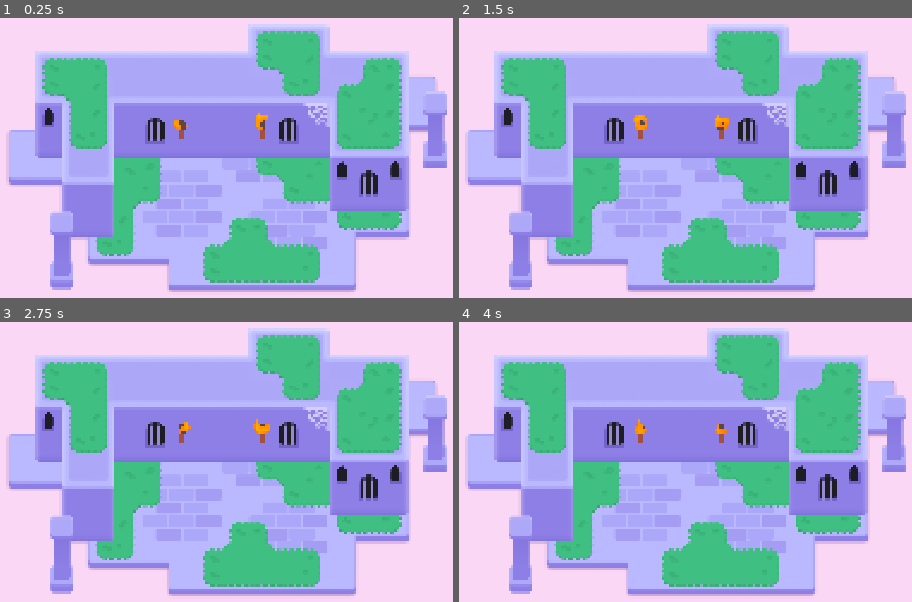
Above: before the commit, frames 1-4 (two rows, left to right).
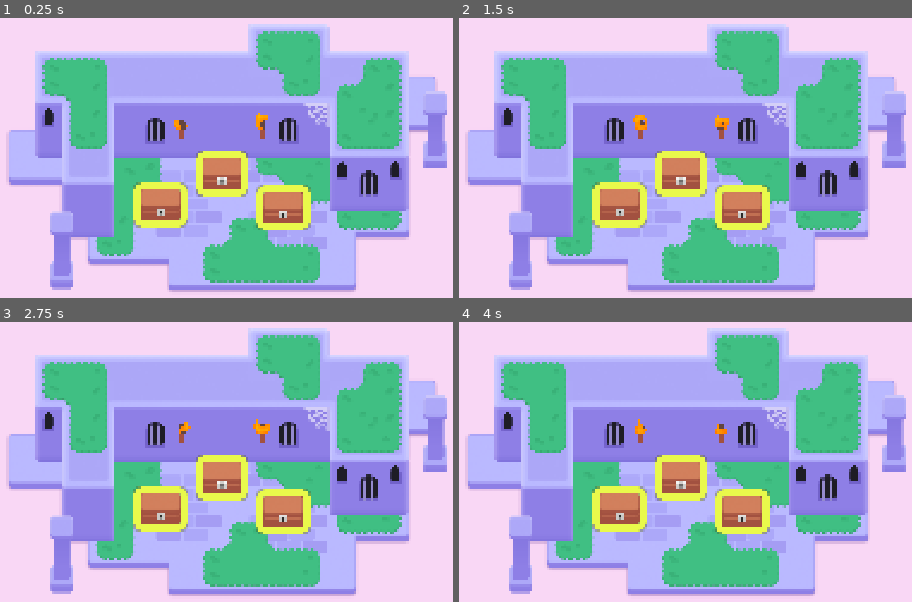
Above: after the commit, the same moments.

Repository: seremo17/M6Looting
Game: Godot game, scene res://lessons/mini_dungeon.tscn
Two runs of this game, one before a commit and one after it. Both use one fixed random seed, a clock stepped at 60 frames per second and the inputs below.
Inputs (mouse positions are in pixels of both pictures, inside the frame that each line leads up to):
- Up to frame 1 (0.25 s): no input
- Up to frame 2 (1.5 s): tap Enter at 0.5 s; move the mouse to (857, 152) at 0.52 s; hold D (move_right) 0.53-1.28 s; tap Z at 0.6, 1.35 s; click (857, 152) at 0.67 s; tap Space at 0.77 s; move the mouse to (522, 197) at 1.27 s; hold S (move_down) from 1.28 s (still down); click (522, 197) at 1.42 s
- Up to frame 3 (2.75 s): tap Space at 1.52 s; move the mouse to (303, 380) at 2.02 s; release S (move_down) at 2.03 s; hold D (move_right) from 2.03 s (still down); tap Z at 2.1 s; click (303, 380) at 2.17 s
- Up to frame 4 (4 s): move the mouse to (640, 568) at 2.77 s; release D (move_right) at 2.78 s; hold W (move_up) 2.78-3.53 s; tap Z at 2.85, 3.6 s; click (640, 568) at 2.92 s; tap Space at 3.02, 3.77 s; move the mouse to (outside the picture) at 3.52 s; hold A (move_left) from 3.53 s (still down); click (outside the picture) at 3.67 s

The runs differ from the first frame. In frame 1, 5.8% of the frame differs, in the area x 29-69%, y 47-76%; in frame 2, 5.8%; in frame 3, 5.8%; in frame 4, 5.8%.
Error after the commit: Invalid access to property or key 'list' on a base object of type 'null instance'. (res://addons/gdpractice/db/db.gd:37)

Commit message:
M6L3 Completed
M6L3 Completed

Diff:
--- /dev/null
+++ b/lessons/chest/chest.gd
@@ -0,0 +1,21 @@
+extends Area2D
+
+@onready var canvas_group: CanvasGroup = $CanvasGroup
+
+func _ready() -> void:
+	mouse_entered.connect(_on_mouse_entered)
+	mouse_exited.connect(_on_mouse_exited)
+	canvas_group.material.set_shader_parameter("line_thickness", 3.0)
+
+func set_outline_thickness(new_thickness: float) -> void:
+	canvas_group.material.set_shader_parameter("line_thickness", new_thickness)
+
+
+func _on_mouse_entered() -> void:
+	var tween := create_tween()
+	tween.tween_method(set_outline_thickness, 3.0, 6.0, 0.08)
+
+
+func _on_mouse_exited() -> void:
+	var tween := create_tween()
+	tween.tween_method(set_outline_thickness, 6.0, 3.0, 0.08)
--- a/lessons/chest/chest.tscn
+++ b/lessons/chest/chest.tscn
@@ -1,20 +1,28 @@
-[gd_scene load_steps=7 format=3 uid="uid://c17bgmii7fgxl"]
+[gd_scene load_steps=8 format=3 uid="uid://c17bgmii7fgxl"]
 
 [ext_resource type="Shader" uid="uid://lio2wmbue2of" path="res://lessons/chest/group_outline.gdshader" id="1_12as2"]
+[ext_resource type="Script" uid="uid://ct2mll12nooce" path="res://lessons/chest/chest.gd" id="1_65g6b"]
 [ext_resource type="Texture2D" uid="uid://c3hwsm5ugp8qw" path="res://lessons/chest/bottom.png" id="2_65g6b"]
 [ext_resource type="Texture2D" uid="uid://bnem1cahhoxdk" path="res://lessons/chest/top.png" id="3_4q7cj"]
 [ext_resource type="Texture2D" uid="uid://bu2jin246nel5" path="res://lessons/chest/lock.png" id="4_1dn1d"]
 
-[sub_resource type="ShaderMaterial" id="ShaderMaterial_2au7y"]
-shader = ExtResource("1_12as2")
-shader_parameter/line_color = Color(0.9127187, 0.9127187, 0, 1)
-shader_parameter/line_thickness = 15.0
-shader_parameter/viewport_scale = Vector2(1, 1)
-
 [sub_resource type="RectangleShape2D" id="RectangleShape2D_c33a7"]
 size = Vector2(103, 83)
 
+[sub_resource type="ShaderMaterial" id="ShaderMaterial_2au7y"]
+resource_local_to_scene = true
+shader = ExtResource("1_12as2")
+shader_parameter/line_color = Color(0.9137255, 0.9764706, 0.29411766, 1)
+shader_parameter/line_thickness = 4.0
+shader_parameter/viewport_scale = Vector2(1, 1)
+
 [node name="Chest" type="Area2D"]
+script = ExtResource("1_65g6b")
+
+[node name="CollisionShape2D" type="CollisionShape2D" parent="."]
+visible = false
+position = Vector2(-0.5, -2.5)
+shape = SubResource("RectangleShape2D_c33a7")
 
 [node name="CanvasGroup" type="CanvasGroup" parent="."]
 material = SubResource("ShaderMaterial_2au7y")
@@ -30,8 +38,3 @@
 [node name="Lock" type="Sprite2D" parent="CanvasGroup"]
 position = Vector2(0, 14)
 texture = ExtResource("4_1dn1d")
-
-[node name="CollisionShape2D" type="CollisionShape2D" parent="."]
-visible = false
-position = Vector2(-0.5, -2.5)
-shape = SubResource("RectangleShape2D_c33a7")
--- a/lessons/mini_dungeon.tscn
+++ b/lessons/mini_dungeon.tscn
@@ -6,6 +6,7 @@
 [ext_resource type="Texture2D" uid="uid://c1rgncfgjxefj" path="res://assets/dungeon/pillar.png" id="4_gq228"]
 [ext_resource type="Texture2D" uid="uid://l0y1k1obencd" path="res://assets/dungeon/spider_web.png" id="5_ywba7"]
 [ext_resource type="PackedScene" uid="uid://eundh35r605v" path="res://assets/torch/torch.tscn" id="6_fokey"]
+[ext_resource type="PackedScene" uid="uid://c17bgmii7fgxl" path="res://lessons/chest/chest.tscn" id="7_jj8kc"]
 
 [sub_resource type="TileSetAtlasSource" id="TileSetAtlasSource_6s4s5"]
 texture = ExtResource("1_sym7n")
@@ -321,3 +322,12 @@
 mouse_filter = 2
 color = Color(0.977546, 0.842183, 0.960847, 1)
 metadata/_edit_lock_ = true
+
+[node name="Chest" parent="." instance=ExtResource("7_jj8kc")]
+position = Vector2(576, 235)
+
+[node name="Chest2" parent="." instance=ExtResource("7_jj8kc")]
+position = Vector2(428, 309)
+
+[node name="Chest3" parent="." instance=ExtResource("7_jj8kc")]
+position = Vector2(723, 316)
--- a/project.godot
+++ b/project.godot
@@ -18,7 +18,6 @@
 [autoload]
 
 UITestPanel="*res://addons/gdpractice/tester/ui_test_panel.tscn"
-Metadata="*res://addons/gdpractice/practice_solutions/metadata.gd"
 
 [display]
 
Not shown, added: lessons/chest/chest.gd.uid
Not shown: 1 places in lessons/mini_dungeon.tscn that only renumber resources
